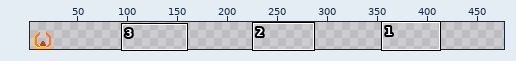
Sprite sheet -- Sprites/Interagiveis/Holder.png. Above, an overview of the earlier version with the close-up marked.
Close-up. Before the edit:
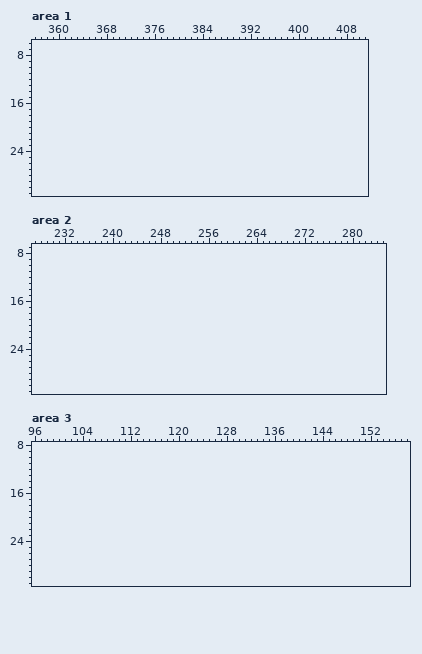
The file is 32x32 pixels. Shown: area 1: x 356..411, y 6..31; area 2: x 227..285, y 7..31; area 3: x 96..158, y 8..31. The old version is drawn lined up with the new one, on the new canvas. The wide view leaves out empty margins. The commit also changed other parts of the picture, which this record leaves out.
After the commit:
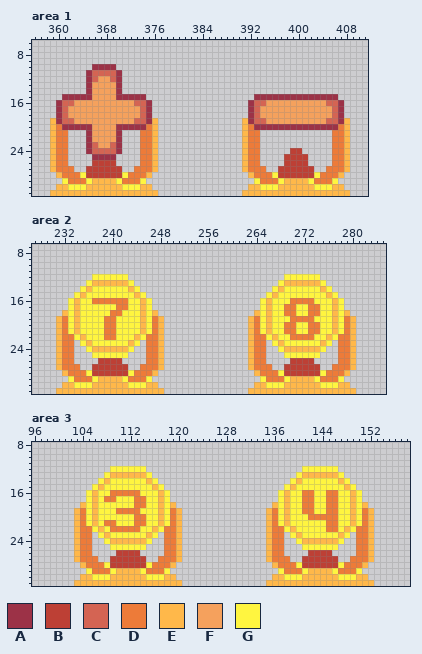
Palette (. is transparent): A #9c3247  B #bd4035  C #d46453  D #ed7b39  E #ffb84a  F #f5a15d  G #fff540
What changed:
canvas 32x32 -> 480x32
Changed rows in their new state; - is an unchanged pixel.
Area 1:
first column x 359:
10 -------AAAA---------------------------------------
11 ------ACCCCA--------------------------------------
12 ------ACFFCA--------------------------------------
13 ------AFFFFA--------------------------------------
14 ------AFFFFA--------------------------------------
15 --AAAAAFFFFAAAAA------------------AAAAAAAAAAAAAA--
16 -ACCFFFFFFFFFFCCA----------------ACCFFFFFFFFFFCCA-
17 -ACFFFFFFFFFFFFCA----------------ACFFFFFFFFFFFFCA-
18 -ACFFFFFFFFFFFFCA----------------ACFFFFFFFFFFFFCA-
19 EACCFFFFFFFFFFCCAE--------------EACCFFFFFFFFFFCCAE
20 EDAAAAAFFFFAAAAADE--------------EDAAAAAAAAAAAAAADE
21 EDD---AFFFFA---DDE--------------EDD------------DDE
22 EDD---AFFFFA---DDE--------------EDD------------DDE
23 EDD---ACFFCA---DDE--------------EDD------------DDE
24 EDD---ACCCCA---DDE--------------EDD-----BB-----DDE
25 EDD----AAAA----DDE--------------EDD----BBBB----DDE
26 EDD----BBBB----DDE--------------EDD----BBBB----DDE
27 EDDD--BBBBBB--DDDE--------------EDDD--BBBBBB--DDDE
28 -EDDDGBBBBBBGDDDE----------------EDDDGBBBBBBGDDDE-
29 --GDDDGEEEEGDDDG------------------GDDDGEEEEGDDDG--
30 -EEGGGEEEEEEGGGEE----------------EEGGGEEEEEEGGGEE-
31 EEEEEEEEEEEEEEEEEE--------------EEEEEEEEEEEEEEEEEE
Area 2:
first column x 231:
12 ------GGGGGG--------------------------GGGGGG------
13 -----GEEEEEEG------------------------GEEEEEEG-----
14 ----GEGGGGGGEG----------------------GEGGGGGGEG----
15 ---GEGGGGGGGGEG--------------------GEGGGGGGGGEG---
16 --GEGGDDDDDDGGEG------------------GEGGGDDDDGGGEG--
17 --GEGGGGGGDDGGEG------------------GEGGDDGGDDGGEG--
18 -EGEGGGGGDDGGGEGE----------------EGEGGDDGGDDGGEGE-
19 EDGEGGGGDDGGGGEGDE--------------EDGEGGGDDDDGGGEGDE
20 EDGEGGGGDDGGGGEGDE--------------EDGEGGDDGGDDGGEGDE
21 EDGEGGGGDDGGGGEGDE--------------EDGEGGDDGGDDGGEGDE
22 EDDGEGGGDDGGGEGDDE--------------EDDGEGGDDDDGGEGDDE
23 EDD-GEGGGGGGEG-DDE--------------EDD-GEGGGGGGEG-DDE
24 EDD--GEEEEEEG--DDE--------------EDD--GEEEEEEG--DDE
25 EDD---GGGGGG---DDE--------------EDD---GGGGGG---DDE
26 EDD----BBBB----DDE--------------EDD----BBBB----DDE
27 EDDD--BBBBBB--DDDE--------------EDDD--BBBBBB--DDDE
28 -EDDDGBBBBBBGDDDE----------------EDDDGBBBBBBGDDDE-
29 --GDDDGEEEEGDDDG------------------GDDDGEEEEGDDDG--
30 -EEGGGEEEEEEGGGEE----------------EEGGGEEEEEEGGGEE-
31 EEEEEEEEEEEEEEEEEE--------------EEEEEEEEEEEEEEEEEE
Area 3:
first column x 103:
12 ------GGGGGG--------------------------GGGGGG------
13 -----GEEEEEEG------------------------GEEEEEEG-----
14 ----GEGGGGGGEG----------------------GEGGGGGGEG----
15 ---GEGGGGGGGGEG--------------------GEGGGGGGGGEG---
16 --GEGGDDDDDGGGEG------------------GEGGDDGGDDGGEG--
17 --GEGDDGGGDDGGEG------------------GEGGDDGGDDGGEG--
18 -EGEGGGGGGDDGGEGE----------------EGEGGDDGGDDGGEGE-
19 EDGEGGGDDDDGGGEGDE--------------EDGEGGDDGGDDGGEGDE
20 EDGEGGGGGGDDGGEGDE--------------EDGEGGGDDDDDGGEGDE
21 EDGEGDDGGGDDGGEGDE--------------EDGEGGGGGGDDGGEGDE
22 EDDGEGDDDDDGGEGDDE--------------EDDGEGGGGGDDGEGDDE
23 EDD-GEGGGGGGEG-DDE--------------EDD-GEGGGGGGEG-DDE
24 EDD--GEEEEEEG--DDE--------------EDD--GEEEEEEG--DDE
25 EDD---GGGGGG---DDE--------------EDD---GGGGGG---DDE
26 EDD----BBBB----DDE--------------EDD----BBBB----DDE
27 EDDD--BBBBBB--DDDE--------------EDDD--BBBBBB--DDDE
28 -EDDDGBBBBBBGDDDE----------------EDDDGBBBBBBGDDDE-
29 --GDDDGEEEEGDDDG------------------GDDDGEEEEGDDDG--
30 -EEGGGEEEEEEGGGEE----------------EEGGGEEEEEEGGGEE-
31 EEEEEEEEEEEEEEEEEE--------------EEEEEEEEEEEEEEEEEE
Boxes around the changes in both close-ups, in picture pixels (x1, y1, x2, y2):
added: (50, 64, 158, 196)
added: (242, 94, 350, 196)
added: (56, 274, 164, 394)
added: (248, 274, 356, 394)
added: (74, 466, 182, 586)
added: (266, 466, 374, 586)
